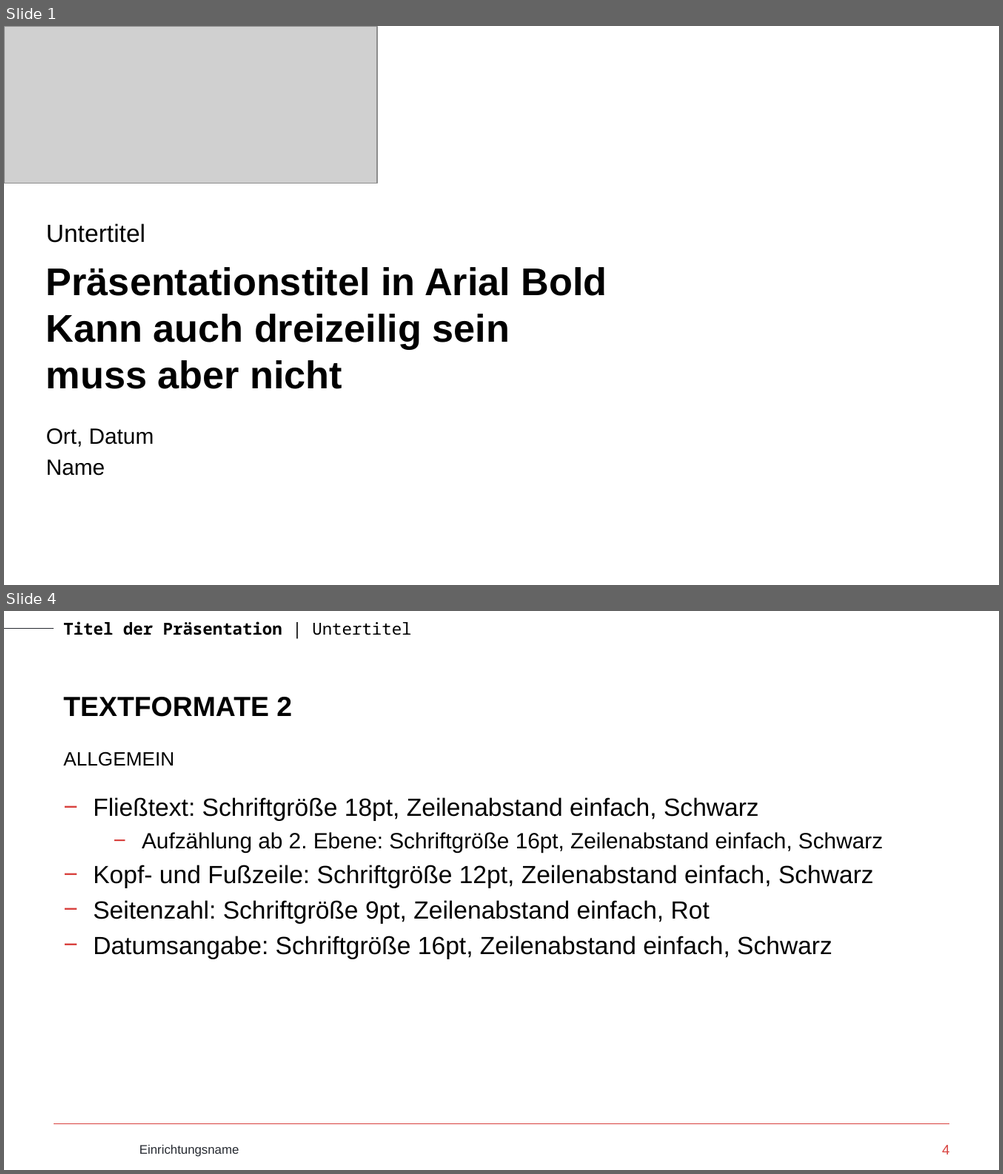
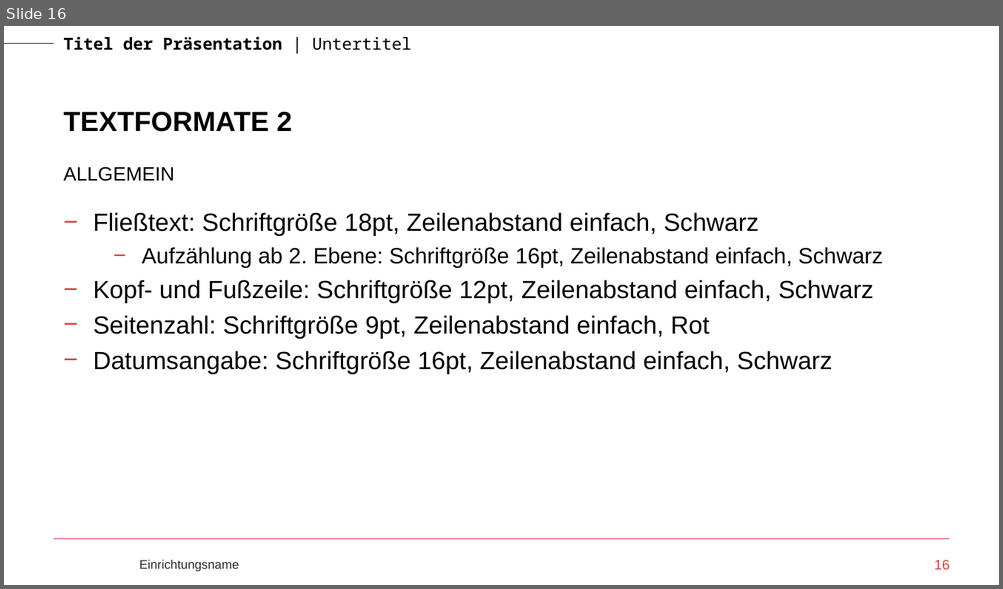
Before and after one commit to Maxisman/fortgeschrittene_Methoden_der_Bioinformatik, a slide deck: Code/Presentation/Presentation_template.pptx. Shown one above the other, each under a label of ours: slides 1 and 4 before the commit, slide 16 after it; the slides between them are not shown. The pictures are 1003x1174 and 1003x589 pixels, drawn with LibreOffice and Linux fonts; fonts in the diff are those of the drawing; grey boxes stand for pictures; background and template pictures are left out. Boxes give left, top, right and bottom in pixels: in the first picture for what was removed or moved away, otherwise in the second. Text is boxed around its words. In the diff, an @@ line names an element or a change of style, - is before the commit and + after.

```diff
--- a/Code/Presentation/Presentation_template.pptx
+++ b/Code/Presentation/Presentation_template.pptx
@@ slide 1 removed at <box>4,26,999,585</box>, background #FFFFFF @@
@@ picture removed at <box>4,27,377,184</box> @@
@@ subtitle removed at <box>46,224,145,243</box> @@
-Untertitel
@@ title removed at <box>46,267,607,389</box> @@
-Präsentationstitel in Arial Bold
-Kann auch dreizeilig sein
-muss aber nicht
@@ text removed at <box>46,429,154,476</box> @@
-Ort, Datum
-Name
@@ what was slide 4 is now slide 16 @@
@@ page number at <box>934,560,950,570</box>: text changed @@
-4
+16
```
Also in this commit, not shown: 2 slides changed, 11 slides added, 4 other files.
